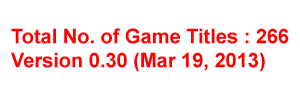
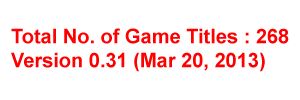
Layer changes from the first 300px x 100px image to the second:
renamed "Total No. of Game Titles : 266 Version 0.30 (Mar 19, 2013)" to "Total No. of Game Titles : 268 Version 0.31 (Mar 20, 2013)", painted on it over 117, 28, 289, 68
